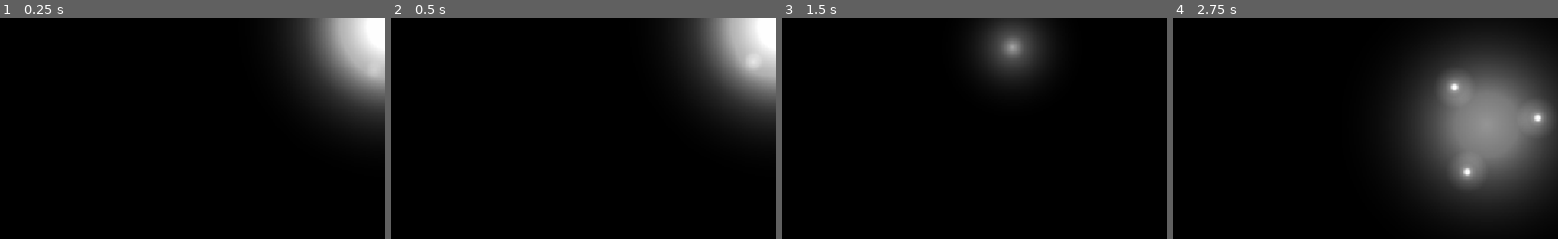
Above: before the commit, frames 1-4 (left to right).
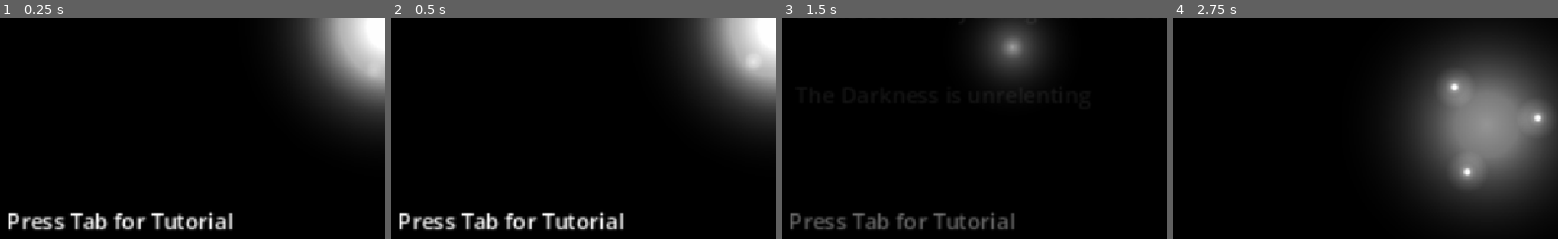
Above: after the commit, the same moments.

Repository: Auriosi/LostGame
Game: Godot game, scene res://Game.tscn
The game is run twice, just before and just after one commit, with the same random seed, the same clock (stepped at 60 frames per second) and the same inputs.
Inputs (mouse positions are % of the whole screen's width and height, from its top left):
- Up to frame 1 (0.25 s): no input
- Up to frame 2 (0.5 s): no input
- Up to frame 3 (1.5 s): move the mouse to (74, 45) at 0.52 s; hold D 0.53-1.28 s; tap Space (Conceal) at 0.6 s; tap Tab (Tutorial, bound only after the commit) at 0.8, 1.35 s; move the mouse to (31, 55) at 1.27 s; hold S from 1.28 s (still down)
- Up to frame 4 (2.75 s): tap Space (Conceal) at 1.55, 2.1 s; move the mouse to (61, 28) at 2.02 s; release S at 2.03 s; hold D from 2.03 s (still down); tap Tab (Tutorial, bound only after the commit) at 2.3 s
The pictures show only the part of the screen within x 1-50%, y 48-98%; the shares and areas given below are measured in that part.

The runs differ from the first frame. In frame 1, 2.7% of the frame differs, in the area x 2-61%, y 87-97%; in frame 2, 2.7%; in frame 3, 2.1%; in frame 4, nothing differs.

Commit message:
Flare Fix

Diff:
--- a/flare.gd
+++ b/flare.gd
@@ -16,6 +16,8 @@
 
 
 func _process(delta):
+	print(float(light * timer) / timer_max)
+	print(target_light_amount)
 	Flare_Image.modulate = Color(1,1,1,float(light * timer) / timer_max)
 	Hori_Image.modulate = Color(1,1,1,float(light * timer) / timer_max)
 	Vert_Image.modulate = Color(1,1,1,float(light * timer) / timer_max)
@@ -34,3 +36,5 @@
 		light += (target_light_amount - light) * delta * 1
 	if light > target_light_amount:
 		light += (target_light_amount - light) * delta
+	if float(light * timer) / timer_max < 0:
+		queue_free()
--- a/player.gd
+++ b/player.gd
@@ -42,6 +42,13 @@
 var Summon_Time = 0
 
 var Lose_State = false
+
+var Tutorial = false
+var Tutorial_Fade = 0
+
+var Tab_Active = true
+
+var Tab_Fade = 1
 
 @onready var Camera = $Camera2D
 
@@ -63,6 +70,9 @@
 
 @onready var Flare_Ring = $"Flare Ring"
 @onready var Flare_Light = $"Mouse Light"
+
+@onready var UI = $"CanvasLayer/Player UI"
+@onready var Tab = $"CanvasLayer/Tab notifier"
 
 const FLARE = preload("res://flare.tscn")
 
@@ -74,6 +84,7 @@
 	_player_zoom(delta)
 	_Conceal(delta)
 	_Flare_Light(delta)
+	_Tutorial(delta)
 	if Lose_State == true:
 		get_tree().change_scene_to_file("res://Lose Game.tscn")
 # Deals with the player's movement and acceleration
@@ -336,3 +347,25 @@
 	var flare = FLARE.instantiate()
 	flare.global_position = get_global_mouse_position()
 	get_tree().current_scene.add_child(flare)
+
+func _Tutorial(delta):
+	UI.modulate = Color(1,1,1,Tutorial_Fade)
+	Tab.modulate = Color(1,1,1,Tab_Fade)
+	if Input.is_action_just_pressed("Tutorial"):
+		Tutorial = true
+	if Input.is_action_just_released("Tutorial"):
+		Tutorial = false
+		Tab_Active = false
+	if Tutorial == true:
+		if Tutorial_Fade < 1:
+			Tutorial_Fade += 5 * delta
+		else:
+			Tutorial_Fade = 1
+	else:
+		if Tutorial_Fade > 0:
+			Tutorial_Fade -= 5 * delta
+		else:
+			Tutorial_Fade = 0
+	if Tab_Active == false:
+		if Tab_Fade > 0:
+			Tab_Fade -= 1 * delta
--- a/player.tscn
+++ b/player.tscn
@@ -86,6 +86,13 @@
 [sub_resource type="CircleShape2D" id="CircleShape2D_khhxn"]
 radius = 214.23819
 
+[sub_resource type="Gradient" id="Gradient_dw050"]
+offsets = PackedFloat32Array(1)
+colors = PackedColorArray(0, 0, 0, 0.5)
+
+[sub_resource type="GradientTexture2D" id="GradientTexture2D_khhxn"]
+gradient = SubResource("Gradient_dw050")
+
 [node name="Player" type="Node2D" unique_id=825249305]
 z_index = 1
 script = ExtResource("1_4flbx")
@@ -181,3 +188,52 @@
 
 [node name="CollisionShape2D" type="CollisionShape2D" parent="Interaction Area 2D" unique_id=1875942621]
 shape = SubResource("CircleShape2D_khhxn")
+
+[node name="CanvasLayer" type="CanvasLayer" parent="." unique_id=1586715561]
+
+[node name="Player UI" type="Node2D" parent="CanvasLayer" unique_id=1817028825]
+
+[node name="Sprite2D" type="Sprite2D" parent="CanvasLayer/Player UI" unique_id=1451321204]
+position = Vector2(586, 323.5)
+scale = Vector2(19.3125, 11.109375)
+texture = SubResource("GradientTexture2D_khhxn")
+
+[node name="Conceal" type="Label" parent="CanvasLayer/Player UI" unique_id=2063957607]
+offset_left = 25.0
+offset_top = 25.0
+offset_right = 275.0
+offset_bottom = 50.0
+scale = Vector2(2, 2)
+text = "Hold Space to conceal your light"
+
+[node name="Flare" type="Label" parent="CanvasLayer/Player UI" unique_id=951767833]
+offset_left = 25.0
+offset_top = 150.0
+offset_right = 495.0
+offset_bottom = 175.0
+scale = Vector2(2, 2)
+text = "Hold Left Click to light a flare on the direction of  your mouse"
+
+[node name="Conceal Advice" type="Label" parent="CanvasLayer/Player UI" unique_id=1558683795]
+offset_left = 25.0
+offset_top = 275.0
+offset_right = 317.0
+offset_bottom = 300.0
+scale = Vector2(2, 2)
+text = "Do not conceal your light for too long,"
+
+[node name="Conceal Advice 2" type="Label" parent="CanvasLayer/Player UI" unique_id=1906532410]
+offset_left = 25.0
+offset_top = 400.0
+offset_right = 317.0
+offset_bottom = 425.0
+scale = Vector2(2, 2)
+text = "The Darkness is unrelenting"
+
+[node name="Tab notifier" type="Label" parent="CanvasLayer" unique_id=1576404363]
+offset_left = 15.0
+offset_top = 585.0
+offset_right = 181.0
+offset_bottom = 608.0
+scale = Vector2(2, 2)
+text = "Press Tab for Tutorial"
--- a/project.godot
+++ b/project.godot
@@ -42,6 +42,11 @@
 "events": [Object(InputEventMouseButton,"resource_local_to_scene":false,"resource_name":"","device":-1,"window_id":0,"a …(258 unchanged characters)…
 ]
 }
+Tutorial={
+"deadzone": 0.2,
+"events": [Object(InputEventKey,"resource_local_to_scene":false,"resource_name":"","device":-1,"window_id":0,"alt_pressed":false,"shift_pressed":false,"ctrl_pressed":false,"meta_pressed":false,"pressed":false,"keycode":0,"physical_keycode":4194306,"key_label":0,"unicode":0,"location":0,"echo":false,"script":null)
+]
+}
 
 [physics]
 
